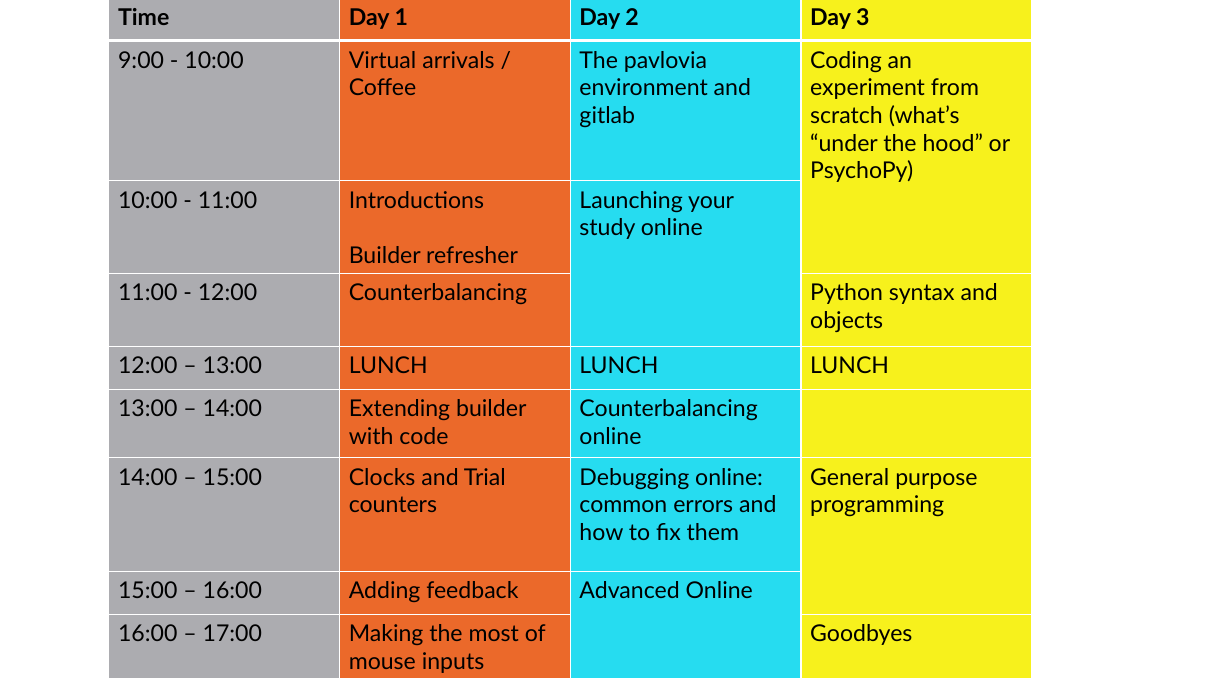
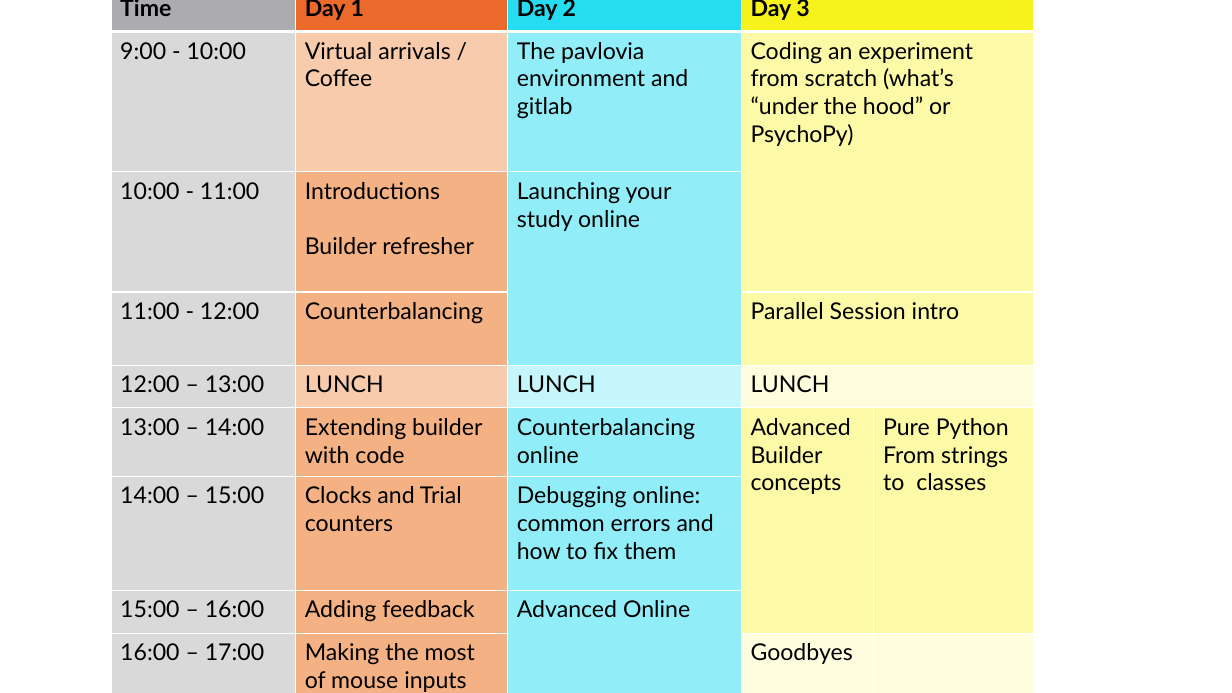
Before and after one commit to psychopy/workshops, a slide deck: slide 1 of artwork/artwork-editable.pptx. Drawn at 1232x693 pixels with LibreOffice and Linux fonts; fonts in the diff are those of the drawing. Boxes give left, top, right and bottom in pixels: in the first picture for what was removed or moved away, otherwise in the second. Text is boxed around its words. In the diff, an @@ line names an element or a change of style, - is before the commit and + after.

```diff
--- a/artwork/artwork-editable.pptx
+++ b/artwork/artwork-editable.pptx
@@ table at (x1=111, y1=0, x2=1035, y2=693) @@
-column 4: Day 3 | Coding an experiment from scratch (what’s “under the hood” or PsychoPy) |  | Python syntax and objects | LUNCH |  | General purpose programming |  | Goodbyes
+column 4: Day 3 | Coding an experiment from scratch (what’s “under the hood” or PsychoPy) |  | Parallel Session intro | LUNCH | Advanced Builder concepts |  |  | Goodbyes
+column 5:  |  |  |  |  | Pure Python / From strings to classes |  |  | 
```
Also in this commit, not shown: 4 other files.
